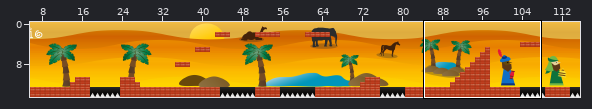
Two states of a Tiled map, data/map/3.tmx. Above: a wide view before the commit, with the close-up outlined.
Close-up. Before:
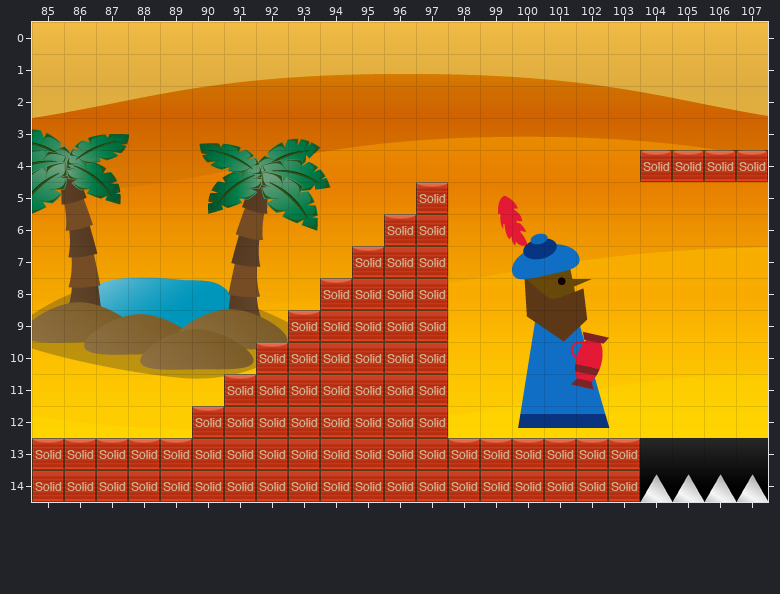
Cells are 32x32 px. Shown: x 85..107, y 0..14.
New version:
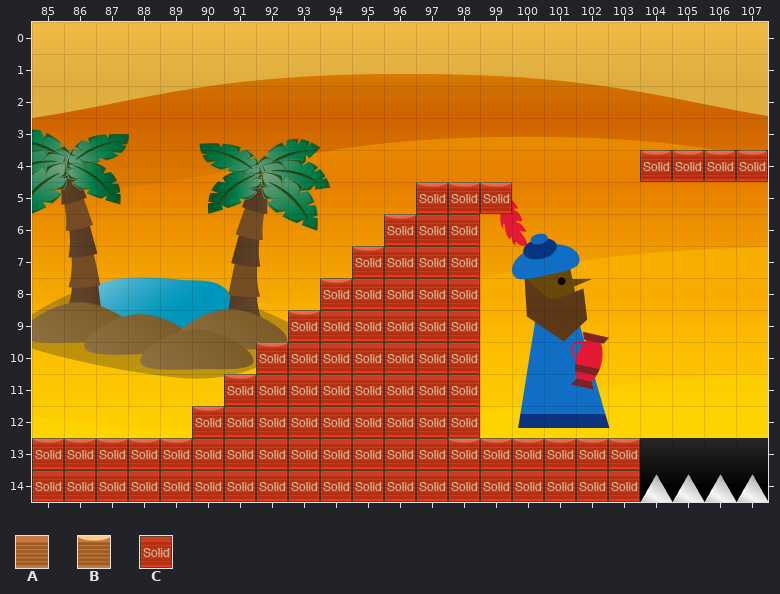
Key: from "Piso_inferiorR": A 0; from "Piso_superiorR": B 0; from "metatiles32x32": C 0 "solid".
_ is an empty cell.
See-through tiles are keyed as they look on the map.
Change:
Layer "patrones":
y 5: x 98..99 __ -> BB
y 6..12: x 98 _ -> A
Layer "collision":
y 5: x 98..99 __ -> CC
y 6..12: x 98 _ -> C
Where, in picture pixels (left, top, right, bottom), the same in both close-ups:
added: (448, 182, 512, 438)
